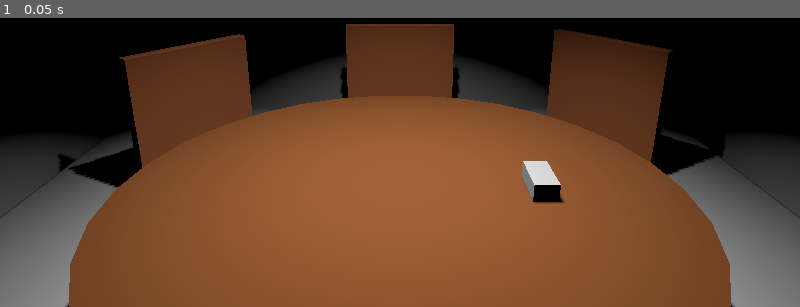
Above: before the commit, frame 1.
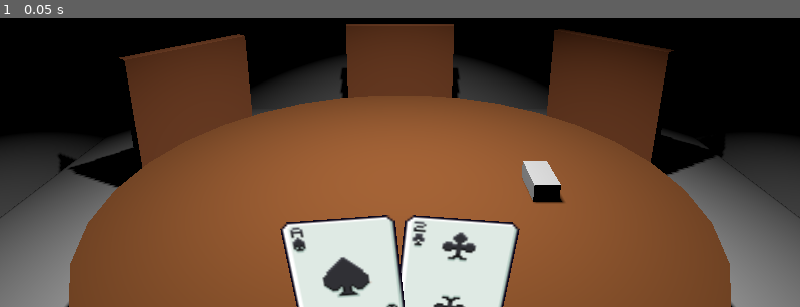
Above: after the commit, the same moment.

Repository: LavenderPlush/poker-regionale
Game: Godot game, scene res://main.tscn
Same seed, same stepped clock (60 frames per second), same inputs: the game is played once before the commit and once after it.
Inputs:
- Up to frame 1 (0.05 s): no input

The runs differ from the first frame. In frame 1, 8.4% of the frame differs, in the area x 35-65%, y 68-100%.

Commit message:
Add player scene

Diff:
--- /dev/null
+++ b/src/Player/player.tscn
@@ -0,0 +1,16 @@
+[gd_scene load_steps=2 format=3 uid="uid://bemq3k8ud8iqb"]
+
+[ext_resource type="Script" uid="uid://dw66ads4pmino" path="res://Player/player_visual.gd" id="1_l8h54"]
+
+[node name="Player" type="Camera3D"]
+transform = Transform3D(1, 0, 0, 0, 0.99999994, 0, 0, 0, 0.99999994, 0, 0, 0)
+keep_aspect = 0
+script = ExtResource("1_l8h54")
+
+[node name="PositionHolder" type="Node" parent="."]
+
+[node name="1" type="Node3D" parent="PositionHolder"]
+transform = Transform3D(0.29885843, -0.026146723, 0, 0.024242818, 0.27709672, -0.11238199, 0.009794734, 0.11195435, 0.27815518, -0.07, -0.25786364, -0.682)
+
+[node name="2" type="Node3D" parent="PositionHolder"]
+transform = Transform3D(0.29885843, 0.026146723, 0, -0.024242818, 0.27709672, -0.11238199, -0.009794734, 0.11195435, 0.27815518, 0.07, -0.258, -0.682)
--- /dev/null
+++ b/src/Player/player_visual.gd
@@ -0,0 +1,29 @@
+extends Camera3D
+
+const CARD: PackedScene = preload("uid://dq5coxtle62he")
+
+@onready var position_holder: Node = $PositionHolder
+
+var positions: Array[Node3D] = []
+var hand: Array = []
+
+func _ready() -> void:
+	for c in position_holder.get_children():
+		positions.append(c)
+	draw_cards([])
+
+func draw_cards(_cards: Array = []):
+	clear_hand()
+	for c in range(positions.size()):
+		var card: CardVisual = CARD.instantiate()
+		# Fit this to card definition
+		card.display(c, c)
+		hand.append(card)
+		add_child(card)
+		card.position = positions[c].position
+		card.rotation = positions[c].rotation
+
+func clear_hand():
+	for c in hand:
+		c.queue_free()
+	hand = []
--- a/src/main.tscn
+++ b/src/main.tscn
@@ -1,7 +1,8 @@
-[gd_scene load_steps=5 format=3 uid="uid://gshkfkveg71n"]
+[gd_scene load_steps=6 format=3 uid="uid://gshkfkveg71n"]
 
 [ext_resource type="Material" uid="uid://dcsb7mtpd7t1m" path="res://Assets/chair_material.tres" id="1_ig7tw"]
 [ext_resource type="PackedScene" uid="uid://bh4ihxywrl2yh" path="res://CardsDisplayed/table_cards.tscn" id="2_0xm2m"]
+[ext_resource type="PackedScene" uid="uid://bemq3k8ud8iqb" path="res://Player/player.tscn" id="3_h2yge"]
 
 [sub_resource type="StandardMaterial3D" id="StandardMaterial3D_h2yge"]
 albedo_color = Color(0.6, 0.3756, 0.204, 1)
@@ -71,9 +72,8 @@
 size = Vector3(0.5, 0.8, 0.05)
 material = ExtResource("1_ig7tw")
 
-[node name="Player" type="Camera3D" parent="."]
-transform = Transform3D(1, 0, 0, 0, 0.9510565, 0.30901697, 0, -0.30901697, 0.9510565, 0, 1.1, 1.3)
-keep_aspect = 0
-
 [node name="TableCards" parent="." instance=ExtResource("2_0xm2m")]
 transform = Transform3D(1, 0, 0, 0, 1, 0, 0, 0, 1, 0.2406094, 0.37003052, 0.00096544623)
+
+[node name="Player" parent="." instance=ExtResource("3_h2yge")]
+transform = Transform3D(1, 0, 0, 0, 0.9510565, 0.30901697, 0, -0.30901697, 0.9510565, 0, 1.1, 1.3)
Not shown, added: src/Player/player_visual.gd.uid
